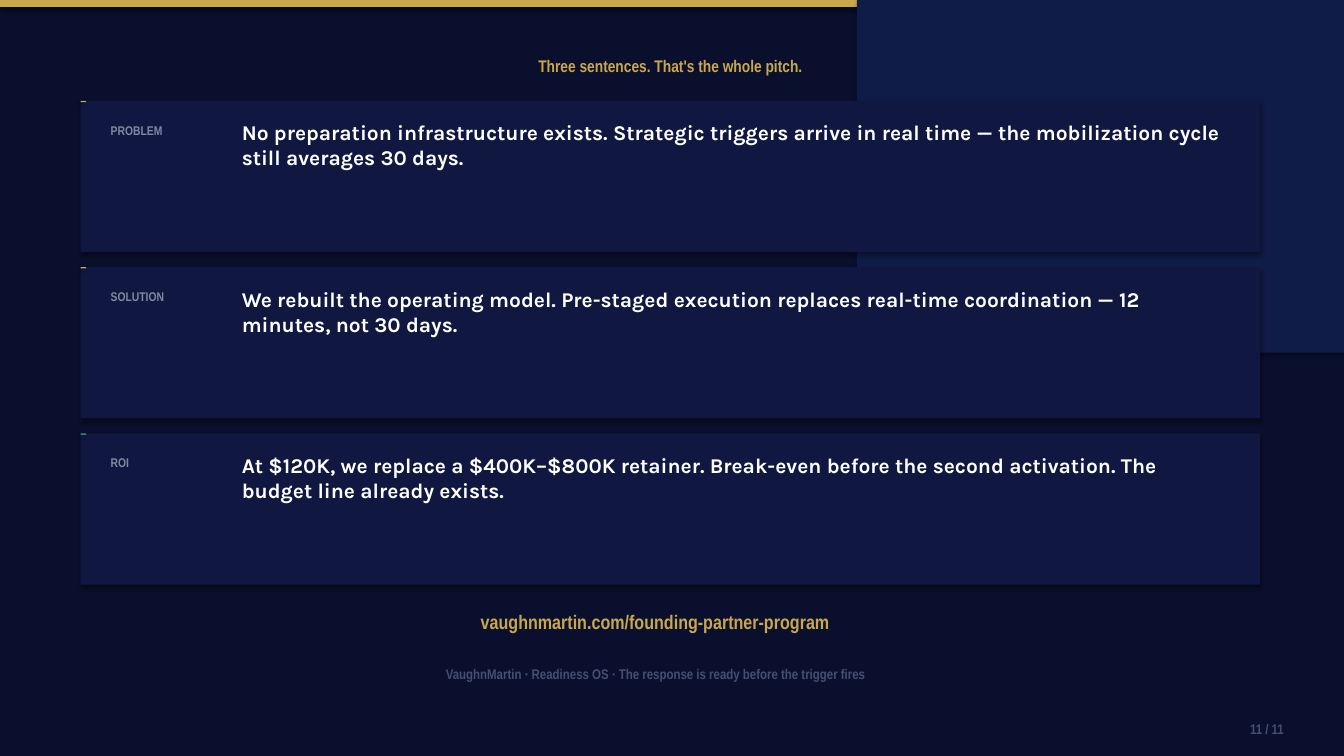
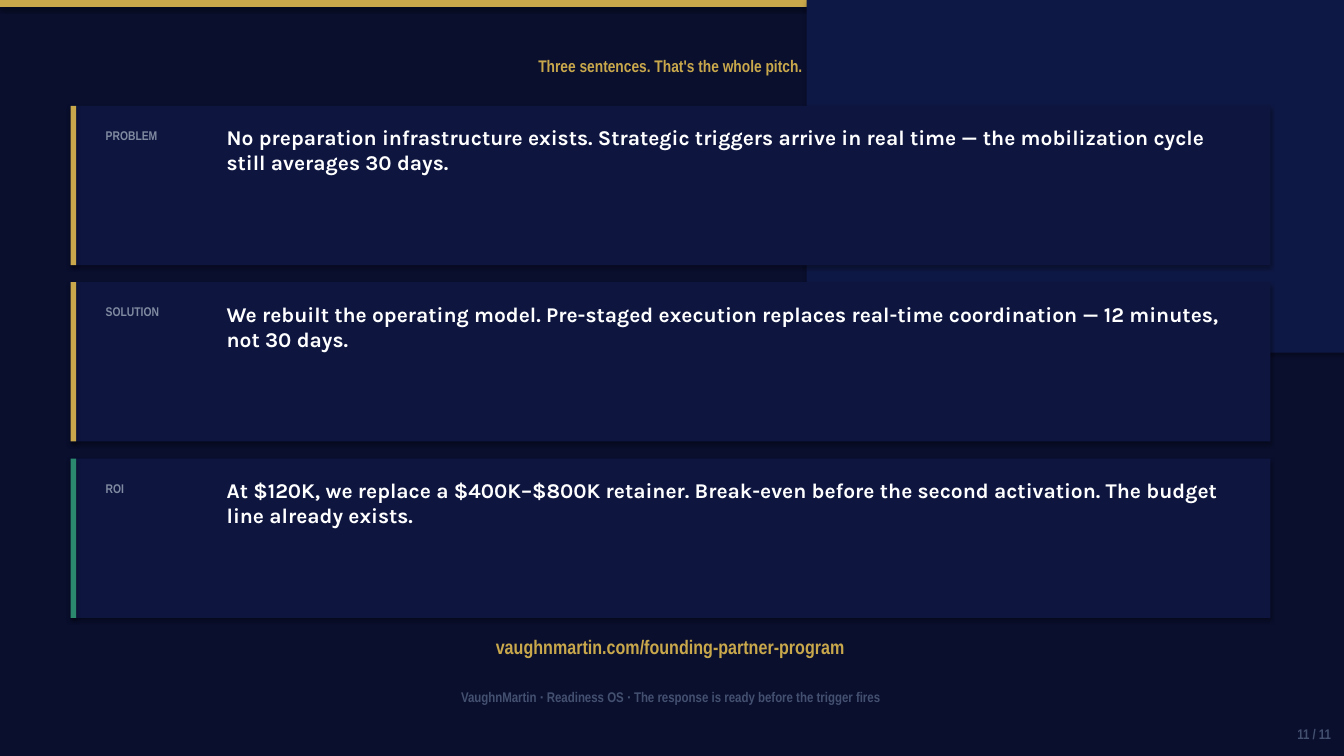
Before and after one commit to mbrunke18/CodePlatform1, a slide deck: slide 11 of attached_assets/VaughnMartin-Investor-Pitch-Deck.pptx. Drawn at 1344x756 pixels with LibreOffice and Linux fonts; fonts in the diff are those of the drawing. Boxes give left, top, right and bottom in pixels: in the first picture for what was removed or moved away, otherwise in the second. Text is boxed around its words. In the diff, an @@ line names an element or a change of style, - is before the commit and + after.

```diff
--- a/attached_assets/VaughnMartin-Investor-Pitch-Deck.pptx
+++ b/attached_assets/VaughnMartin-Investor-Pitch-Deck.pptx
@@ rectangle: place and size @@
-rectangle at [857, 0, 1344, 353]
+rectangle at [807, 0, 1344, 353]
@@ rectangle at [807, 0, 1344, 353]: fill #101C48 to #0E1844 @@
@@ rectangle: place and size @@
-rectangle at [81, 101, 1260, 252]
+rectangle at [71, 106, 1270, 265]
@@ rectangle: place and size @@
-rectangle at [81, 101, 87, 102]
+rectangle at [71, 106, 77, 265]
@@ text "PROBLEM": place and size @@
-text "PROBLEM" at [111, 126, 163, 135]
+text "PROBLEM" at [106, 131, 158, 140]
@@ text "No preparation infrastructure exists. Strategic ...": place and size @@
-text "No preparation infrastructure exists. Strategic ..." at [242, 125, 1219, 171]
+text "No preparation infrastructure exists. Strategic ..." at [227, 130, 1204, 176]
@@ rectangle: place and size @@
-rectangle at [81, 267, 1260, 418]
+rectangle at [71, 282, 1270, 442]
@@ rectangle: place and size @@
-rectangle at [81, 267, 87, 268]
+rectangle at [71, 282, 77, 442]
@@ text "SOLUTION": place and size @@
-text "SOLUTION" at [111, 292, 164, 301]
+text "SOLUTION" at [106, 307, 159, 316]
@@ text "We rebuilt the operating model. ..." rewrapped from [242, 292, 1139, 338] to [227, 307, 1218, 353] @@
@@ fill #101842 to #0E1640 in 3 elements at [71, 106, 1270, 265], [71, 282, 1270, 442], [71, 459, 1270, 618] @@
@@ rectangle: place and size @@
-rectangle at [81, 434, 1260, 585]
+rectangle at [71, 459, 1270, 618]
@@ rectangle: place and size @@
-rectangle at [81, 434, 87, 435]
+rectangle at [71, 459, 77, 618]
@@ text "ROI": place and size @@
-text "ROI" at [111, 458, 129, 467]
+text "ROI" at [106, 484, 124, 493]
@@ text "At $120K, we replace a ..." rewrapped from [242, 457, 1156, 504] to [227, 482, 1217, 529] @@
@@ text "vaughnmartin.com/founding-partner-program": place and size @@
-text "vaughnmartin.com/founding-partner-program" at [481, 614, 830, 633]
+text "vaughnmartin.com/founding-partner-program" at [496, 639, 845, 658]
@@ text "VaughnMartin · Readiness OS · ...": place and size @@
-text "VaughnMartin · Readiness OS · ..." at [446, 669, 865, 682]
+text "VaughnMartin · Readiness OS · ..." at [461, 692, 880, 705]
@@ text "11 / 11" at [1297, 729, 1331, 739]: alignment left to right @@
```
Also in this commit, not shown: 9 other slides changed, 1 slide added, 1 slide removed, 12 other files.
